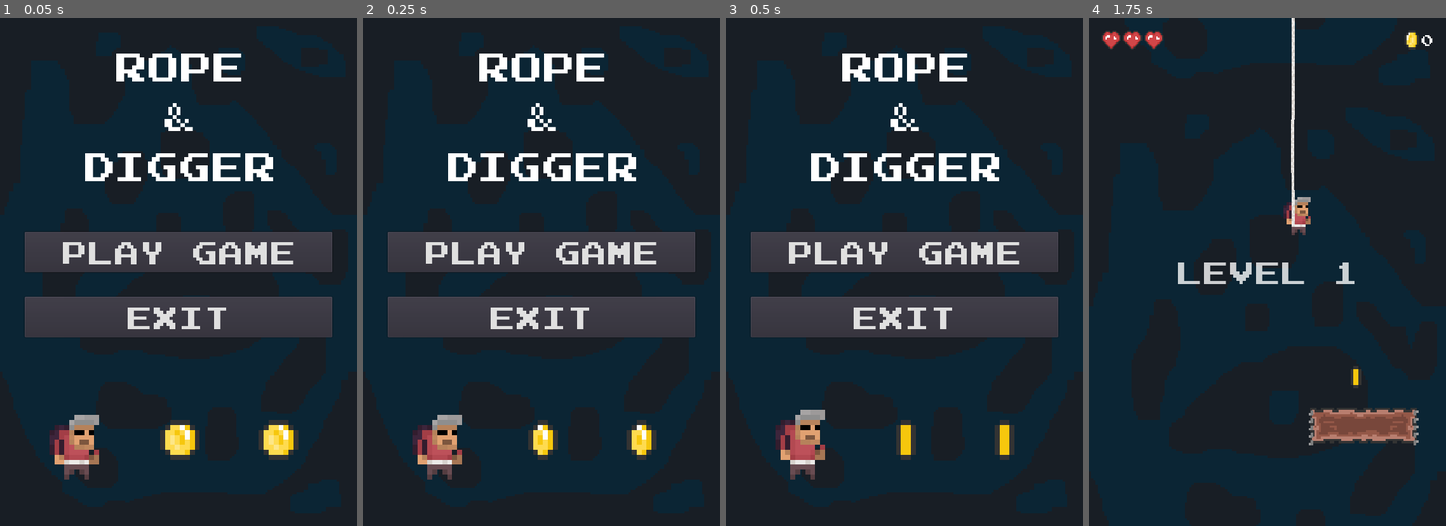
Above: before the commit, frames 1-4 (left to right).
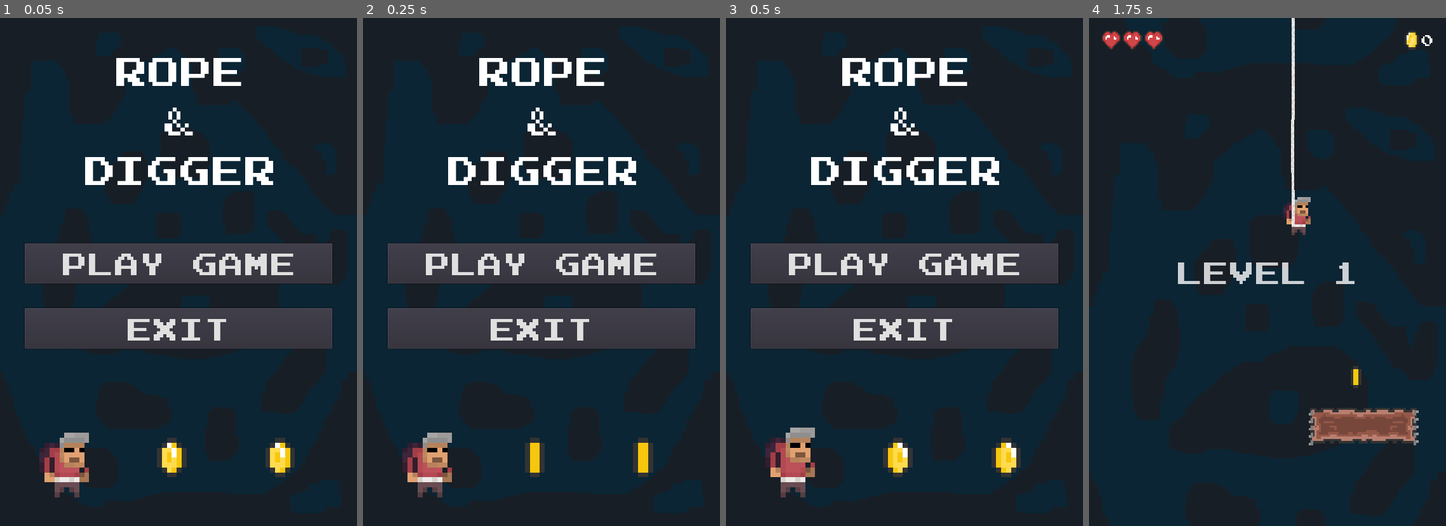
Above: after the commit, the same moments.

Repository: drxwat/rope-and-digger-game
Game: Godot game, scene res://level/start-screen/StartScreen.tscn
Same seed, same stepped clock (60 frames per second), same inputs: the game is played once before the commit and once after it. Sound files missing from this copy of the repository are replaced by a short silence.
Inputs (mouse positions are in pixels of both pictures, inside the frame that each line leads up to):
- Up to frame 1 (0.05 s): no input
- Up to frame 2 (0.25 s): no input
- Up to frame 3 (0.5 s): no input
- Up to frame 4 (1.75 s): click "PLAY GAME" at 0.5 s; move the mouse to (1346, 246) at 1.27 s; hold D (move_right) from 1.28 s (still down); click (1346, 246) at 1.42 s

The runs differ from the first frame. In frame 1, 16% of the frame differs, in the area x 6-94%, y 7-95%; in frame 2, 15%; in frame 3, 15%; in frame 4, nothing differs.

Commit message:
start screen markup for android

Diff:
--- a/level/start-screen/StartScreen.tscn
+++ b/level/start-screen/StartScreen.tscn
@@ -87,14 +87,21 @@
 "_edit_use_anchors_": false
 }
 
-[node name="VBoxContainer2" type="VBoxContainer" parent="MarginContainer"]
+[node name="VBoxContainer3" type="VBoxContainer" parent="MarginContainer"]
 margin_right = 620.0
 margin_bottom = 974.0
+custom_constants/separation = 100
+alignment = 1
+
+[node name="VBoxContainer2" type="VBoxContainer" parent="MarginContainer/VBoxContainer3"]
+margin_top = 6.0
+margin_right = 620.0
+margin_bottom = 302.0
 __meta__ = {
 "_edit_use_anchors_": false
 }
 
-[node name="Label" type="Label" parent="MarginContainer/VBoxContainer2"]
+[node name="Label" type="Label" parent="MarginContainer/VBoxContainer3/VBoxContainer2"]
 margin_right = 620.0
 margin_bottom = 96.0
 custom_fonts/font = SubResource( 1 )
@@ -104,7 +111,7 @@
 "_edit_use_anchors_": false
 }
 
-[node name="Label2" type="Label" parent="MarginContainer/VBoxContainer2"]
+[node name="Label2" type="Label" parent="MarginContainer/VBoxContainer3/VBoxContainer2"]
 margin_top = 100.0
 margin_right = 620.0
 margin_bottom = 196.0
@@ -115,7 +122,7 @@
 "_edit_use_anchors_": false
 }
 
-[node name="Label3" type="Label" parent="MarginContainer/VBoxContainer2"]
+[node name="Label3" type="Label" parent="MarginContainer/VBoxContainer3/VBoxContainer2"]
 margin_top = 200.0
 margin_right = 620.0
 margin_bottom = 296.0
@@ -126,54 +133,59 @@
 "_edit_use_anchors_": false
 }
 
-[node name="HBoxContainer" type="HBoxContainer" parent="MarginContainer"]
+[node name="VBoxContainer" type="VBoxContainer" parent="MarginContainer/VBoxContainer3"]
+margin_top = 402.0
 margin_right = 620.0
-margin_bottom = 974.0
-
-[node name="Char" type="AnimatedSprite" parent="MarginContainer/HBoxContainer"]
-position = Vector2( 99.7747, 800.392 )
-scale = Vector2( 10, 10 )
-frames = SubResource( 4 )
-playing = true
-flip_h = true
-
-[node name="Coin" type="AnimatedSprite" parent="MarginContainer/HBoxContainer"]
-position = Vector2( 312.75, 800.392 )
-scale = Vector2( 10, 10 )
-frames = SubResource( 11 )
-frame = 4
-playing = true
-flip_h = true
-
-[node name="Coin2" type="AnimatedSprite" parent="MarginContainer/HBoxContainer"]
-position = Vector2( 511.817, 800.392 )
-scale = Vector2( 10, 10 )
-frames = SubResource( 11 )
-frame = 4
-playing = true
-flip_h = true
-
-[node name="VBoxContainer" type="VBoxContainer" parent="MarginContainer"]
-margin_right = 620.0
-margin_bottom = 974.0
+margin_bottom = 618.0
 custom_constants/separation = 50
 alignment = 1
 __meta__ = {
 "_edit_use_anchors_": false
 }
 
-[node name="Start" type="Button" parent="MarginContainer/VBoxContainer"]
-margin_top = 379.0
+[node name="Start" type="Button" parent="MarginContainer/VBoxContainer3/VBoxContainer"]
 margin_right = 620.0
-margin_bottom = 462.0
+margin_bottom = 83.0
 custom_fonts/font = ExtResource( 1 )
 text = "PLAY GAME"
 
-[node name="Exit" type="Button" parent="MarginContainer/VBoxContainer"]
-margin_top = 512.0
+[node name="Exit" type="Button" parent="MarginContainer/VBoxContainer3/VBoxContainer"]
+margin_top = 133.0
 margin_right = 620.0
-margin_bottom = 595.0
+margin_bottom = 216.0
 custom_fonts/font = ExtResource( 1 )
 text = "EXIT"
-[connection signal="pressed" from="MarginContainer/VBoxContainer/Start" to="." method="start_game"]
-[connection signal="pressed" from="MarginContainer/VBoxContainer/Exit" to="." method="exit_game"]
+
+[node name="HBoxContainer" type="HBoxContainer" parent="MarginContainer/VBoxContainer3"]
+margin_top = 718.0
+margin_right = 620.0
+margin_bottom = 968.0
+rect_min_size = Vector2( 0, 250 )
+
+[node name="Char" type="AnimatedSprite" parent="MarginContainer/VBoxContainer3/HBoxContainer"]
+position = Vector2( 0, 40 )
+scale = Vector2( 10, 10 )
+frames = SubResource( 4 )
+playing = true
+centered = false
+flip_h = true
+
+[node name="Coin" type="AnimatedSprite" parent="MarginContainer/VBoxContainer3/HBoxContainer"]
+position = Vector2( 216.323, 0 )
+scale = Vector2( 10, 10 )
+frames = SubResource( 11 )
+frame = 5
+playing = true
+centered = false
+flip_h = true
+
+[node name="Coin2" type="AnimatedSprite" parent="MarginContainer/VBoxContainer3/HBoxContainer"]
+position = Vector2( 435.073, 0 )
+scale = Vector2( 10, 10 )
+frames = SubResource( 11 )
+frame = 5
+playing = true
+centered = false
+flip_h = true
+[connection signal="pressed" from="MarginContainer/VBoxContainer3/VBoxContainer/Start" to="." method="start_game"]
+[connection signal="pressed" from="MarginContainer/VBoxContainer3/VBoxContainer/Exit" to="." method="exit_game"]
